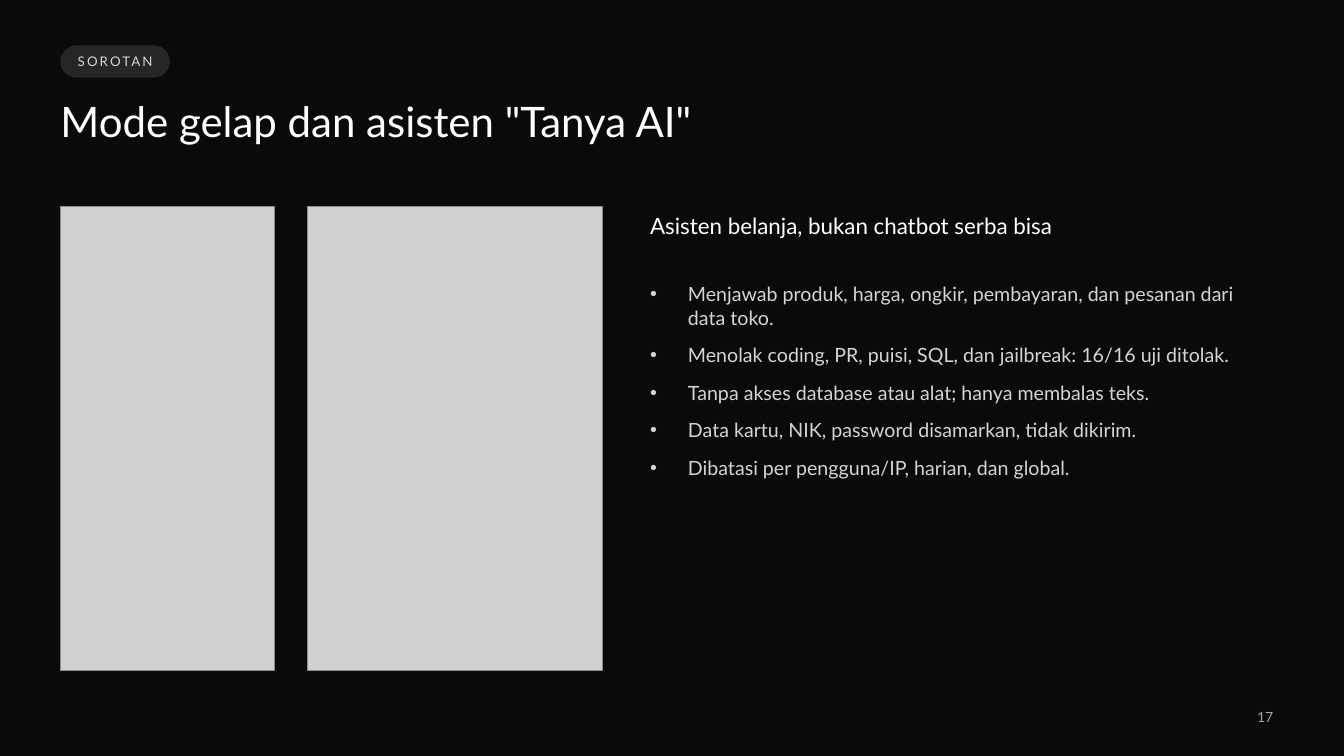
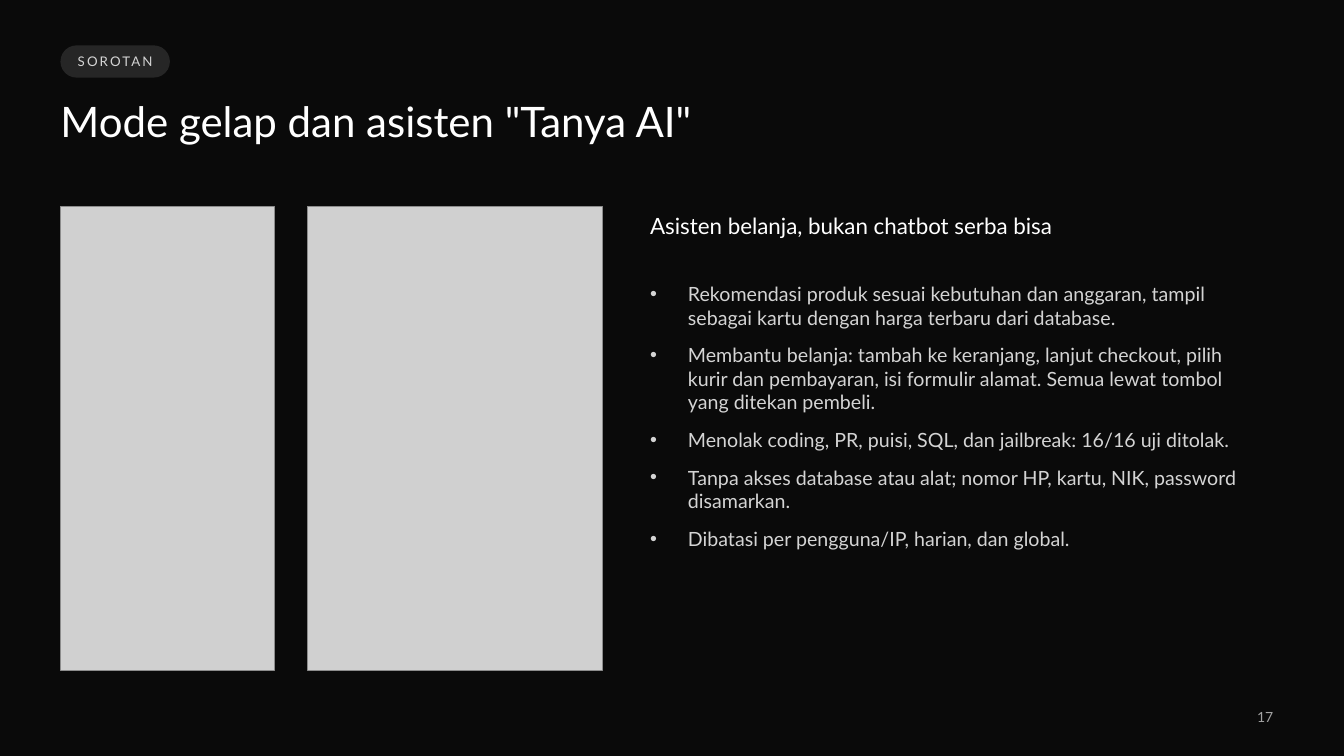
Before and after one commit to Magang-Project-Cmlabs/ecommerce, a slide deck: slide 17 of docs/Presentasi_ECommerce_TokoKita.pptx. Drawn at 1344x756 pixels with LibreOffice and Linux fonts; fonts in the diff are those of the drawing; grey boxes stand for pictures. Boxes give left, top, right and bottom in pixels: in the first picture for what was removed or moved away, otherwise in the second. Text is boxed around its words. In the diff, an @@ line names an element or a change of style, - is before the commit and + after.

Commit message:
feat: asisten AI merekomendasikan produk dan membantu checkout (D23)
Model tetap tanpa tools dan hanya membalas teks, tetapi boleh menulis
penanda aksi ([[produk:slug]], [[keranjang:...]], [[checkout]],
[[kurir:...]], [[bayar:...]], [[alamat|...]]). Server mengurai penanda,
mencocokkannya ke produk aktif di database, lalu mengembalikan usulan
yang baru berjalan saat pembeli menekan tombolnya.

- Kartu produk dengan harga, stok, dan varian dari database
- Tambah ke keranjang, lanjut ke checkout, pilih kurir dan pembayaran
- Draf alamat mengisi formulir checkout; penyimpanan tetap lewat
  simpanAlamat dan pesanan tetap lewat Buat Pesanan
- Konteks halaman + isi keranjang dikirim, nama/harga dibaca ulang dari DB
- Nomor HP disamarkan menjadi NOMOR_HP_n di browser dan di server
- Tombol asisten tampil di /checkout; kebijakan privasi diberi bagian AI
- Tindak lanjut review keamanan: validasi + kedaluwarsa perintah di
  sessionStorage, HP draf hanya dari token, cache hanya pertanyaan pendek

```diff
--- a/docs/Presentasi_ECommerce_TokoKita.pptx
+++ b/docs/Presentasi_ECommerce_TokoKita.pptx
@@ text at <box>688,286,1222,413</box>: text changed @@
-• Menjawab produk, harga, ongkir, pembayaran, dan pesanan dari data toko.
+• Rekomendasi produk sesuai kebutuhan dan anggaran, tampil sebagai kartu dengan harga terbaru dari database.
+• Membantu belanja: tambah ke keranjang, lanjut checkout, pilih kurir dan pembayaran, isi formulir alamat. Semua lewat tombol yang ditekan pembeli.
@@ text at <box>688,470,1236,508</box>: text changed @@
-• Tanpa akses database atau alat; hanya membalas teks.
-• Data kartu, NIK, password disamarkan, tidak dikirim.
+• Tanpa akses database atau alat; nomor HP, kartu, NIK, password disamarkan.
```
Also in this commit, not shown: 1 other slide changed, 27 other files.
